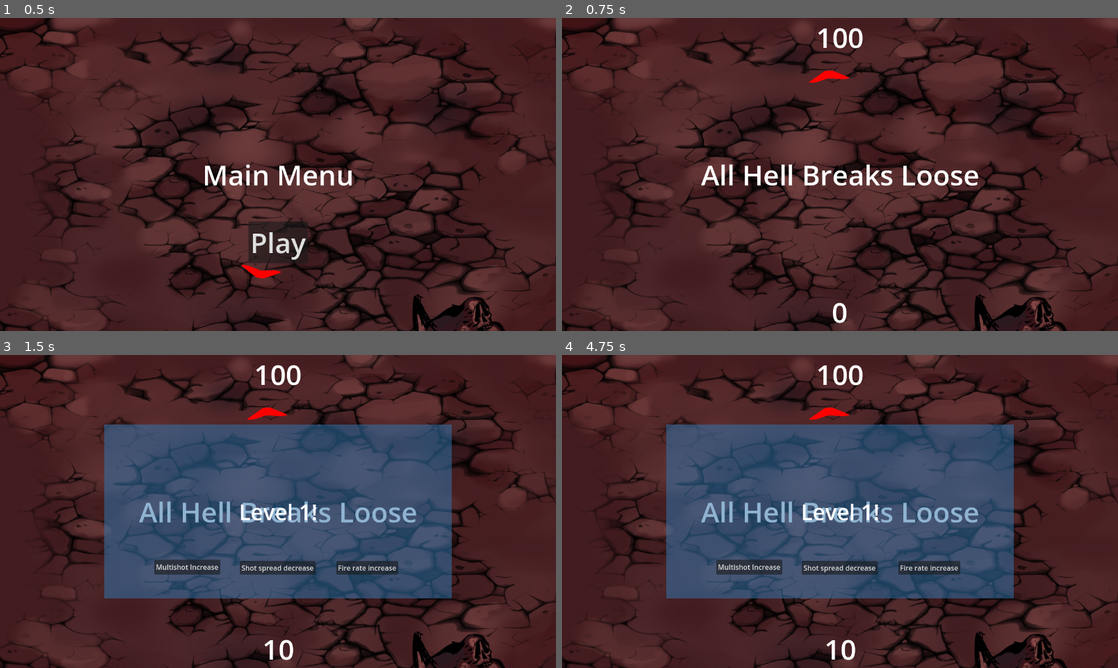
Above: before the commit, frames 1-4 (two rows, left to right).
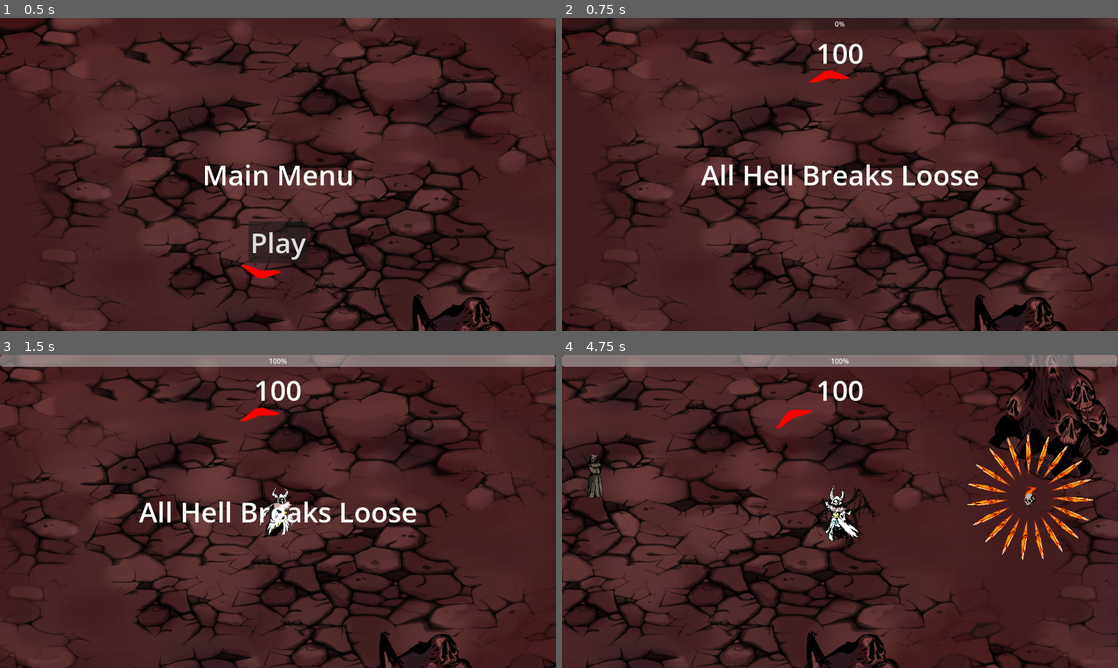
Above: after the commit, the same moments.

Repository: Evanev7/stellub
Game: Godot game, scene res://scenes/levels/main.tscn
Two runs of this game, one before a commit and one after it. Both use one fixed random seed, a clock stepped at 60 frames per second and the inputs below. The engine's default icon, where the game draws it, is replaced by a stand-in: a white triangle on a blue panel in a dark square.
Inputs (mouse positions are in pixels of both pictures, inside the frame that each line leads up to):
- Up to frame 1 (0.5 s): no input
- Up to frame 2 (0.75 s): click "Play" at 0.5 s
- Up to frame 3 (1.5 s): tap Enter at 1.25 s; move the mouse to (400, 495) at 1.27 s; hold D (move_right) from 1.28 s (still down); hold R from 1.28 s (still down)
- Up to frame 4 (4.75 s): move the mouse to (728, 527) at 2.02 s; release D (move_right) at 2.03 s; release R at 2.03 s; hold S (move_down) 2.03-2.78 s; click (728, 527) at 2.1 s; tap R at 2.3, 3.6 s; move the mouse to (895, 442) at 2.77 s; hold D (move_right) 2.78-3.53 s; hold R 2.78-3.53 s; tap Shift (walk) at 2.85 s; move the mouse to (812, 574) at 3.52 s; hold W (move_up) 3.53-4.28 s; move the mouse to (1006, 558) at 4.27 s; hold A (move_left) from 4.28 s (still down); hold R from 4.28 s (still down)

Frame 1 is identical in both runs. In frame 2, 0.6% of the frame differs, in the area x 46-67%, y 0-98%; in frame 3, 53%; in frame 4, 61%, in the area x 0-100%, y 0-100%.
Error after the commit: Invalid call to function 'show_score' in base 'CanvasLayer (HUD.gd)'. Expected 2 arguments. (res://scripts/main.gd:22)

Commit message:
Changed XP bar and started changing upgrade system

Diff:
--- a/scenes/UI/HUD.tscn
+++ b/scenes/UI/HUD.tscn
@@ -33,8 +33,9 @@
 anchor_left = 0.5
 anchor_right = 0.5
 offset_left = -20.0
+offset_top = 36.0
 offset_right = 20.0
-offset_bottom = 78.0
+offset_bottom = 124.0
 grow_horizontal = 2
 theme_override_font_sizes/font_size = 64
 horizontal_alignment = 1
@@ -61,20 +62,12 @@
 shortcut = SubResource("Shortcut_lxmoi")
 text = "Play"
 
-[node name="ScoreDisplay" type="Label" parent="."]
-anchors_preset = 7
-anchor_left = 0.5
-anchor_top = 1.0
-anchor_right = 0.5
-anchor_bottom = 1.0
-offset_left = -20.0
-offset_top = -88.0
-offset_right = 20.0
-grow_horizontal = 2
-grow_vertical = 0
-theme_override_font_sizes/font_size = 64
-horizontal_alignment = 1
-vertical_alignment = 1
+[node name="XPBar" type="ProgressBar" parent="."]
+visible = false
+offset_right = 1279.0
+offset_bottom = 27.0
+value = 10.0
+allow_greater = true
 
 [connection signal="timeout" from="DisplayTimer" to="." method="_on_display_timer_timeout"]
 [connection signal="pressed" from="StartButton" to="." method="_on_start_button_pressed"]
--- a/scenes/levels/main.tscn
+++ b/scenes/levels/main.tscn
@@ -77,6 +77,7 @@
 [node name="ObjectiveMarker" parent="." node_paths=PackedStringArray("arrow_target") instance=ExtResource("20_tncsu")]
 arrow_target = NodePath("../YSort/Shop")
 
+[connection signal="shop_entered" from="YSort/Shop" to="." method="_on_shop_shop_entered"]
 [connection signal="fire_bullet" from="YSort/Player" to="." method="_on_fire_bullet"]
 [connection signal="level_up" from="YSort/Player" to="." method="_on_player_level_up"]
 [connection signal="player_death" from="YSort/Player" to="." method="_on_player_player_death"]
--- a/scenes/objects/shop.tscn
+++ b/scenes/objects/shop.tscn
@@ -1,16 +1,18 @@
-[gd_scene load_steps=5 format=3 uid="uid://cp7lho542gmeu"]
+[gd_scene load_steps=6 format=3 uid="uid://cp7lho542gmeu"]
 
+[ext_resource type="Script" path="res://scripts/shop.gd" id="1_57dqm"]
 [ext_resource type="Texture2D" uid="uid://b7im0npiawyyl" path="res://art/objects/shop_closed_temp.png" id="1_q80nc"]
 [ext_resource type="Texture2D" uid="uid://vr1crqammxvo" path="res://art/objects/shop_open_temp.png" id="2_kfiwc"]
 
 [sub_resource type="CircleShape2D" id="CircleShape2D_ylayl"]
-radius = 2152.21
+radius = 1079.59
 
 [sub_resource type="CircleShape2D" id="CircleShape2D_u23kn"]
 radius = 366.27
 
 [node name="Shop" type="Node2D"]
 scale = Vector2(0.25, 0.25)
+script = ExtResource("1_57dqm")
 
 [node name="Shop_Closed" type="Sprite2D" parent="."]
 texture = ExtResource("1_q80nc")
@@ -25,5 +27,12 @@
 [node name="OpenArea" type="CollisionShape2D" parent="Area2D"]
 shape = SubResource("CircleShape2D_ylayl")
 
-[node name="InteractArea" type="CollisionShape2D" parent="Area2D"]
+[node name="Area2D2" type="Area2D" parent="."]
+
+[node name="InteractArea" type="CollisionShape2D" parent="Area2D2"]
 shape = SubResource("CircleShape2D_u23kn")
+
+[connection signal="body_entered" from="Area2D" to="." method="_on_area_2d_body_entered"]
+[connection signal="body_exited" from="Area2D" to="." method="_on_area_2d_body_exited"]
+[connection signal="body_entered" from="Area2D2" to="." method="_on_area_2d_2_body_entered"]
+[connection signal="body_exited" from="Area2D2" to="." method="_on_area_2d_2_body_exited"]
--- a/scripts/HUD.gd
+++ b/scripts/HUD.gd
@@ -22,12 +22,19 @@
 func _on_start_button_pressed():
 	start_game.emit() # Replace with function body.
 	$StartButton.hide()
+	$XPBar.show()
 
 func show_health(number):
 	$HealthDisplay.text = str(number)
 
-func show_score(number):
-	$ScoreDisplay.text = str(number)
+func show_score(number, max):
+	if number >= max:
+		$XPBar.min_value = int(number)
+	$XPBar.max_value = int(max)
+	$XPBar.value = int(number)
+
+func change_min_XP(number):
+	$XPBar.min_value = int(number)
 
 func game_over():
 	show_message("You suck!")
--- a/scripts/main.gd
+++ b/scripts/main.gd
@@ -80,7 +80,7 @@
 	$SpawnTimer.set_wait_time(2.0)
 	$HUD.show_message("All Hell Breaks Loose")
 	$HUD.show_health(GameState.player.hp)
-	$HUD.show_score(GameState.player.score)
+	$HUD.show_score(GameState.player.score, GameState.player.level_threshold[GameState.player.current_level])
 
 	move_shop()
 
@@ -88,26 +88,9 @@
 func move_shop():
 	$YSort/Shop.position = Vector2($YSort/Shop.position.x, GameState.player.position.y - 1000)
 
+func _on_shop_shop_entered():
+	open_upgrade_hud()
 
-#	create_spawn_timers()
-#
-#func create_spawn_timers():
-#	var enemy = enemy_scene.instantiate()
-#	for i in enemy_resource_list:
-#		enemy.resource = i
-#		var timer:= Timer.new()
-#		add_child(timer)
-#		timer.wait_time = enemy.resource.SPAWN_RATE
-#		var func_name = "_on_" + enemy.resource.NAME + "_timeout"
-#		print(func_name)
-#		var callable = Callable(self, func_name)
-#		timer.timeout.connect(callable.call())
-#
-#func _on_demon_skull_timeout() -> void:
-#	print("demon_skull spawned")
-#
-#func _on_demon_dog_timeout() -> void:
-#	print("demon_dog spawned")
 
 func _on_player_player_death():
 	game_over()
@@ -140,28 +123,30 @@
 
 func _on_pickup_credit_player(value):
 	GameState.player.gain_score(value)
-	$HUD.show_score(GameState.player.score)
+	$HUD.show_score(GameState.player.score, GameState.player.level_threshold[GameState.player.current_level])
 
 func _on_player_level_up(current_level):
-	open_upgrade_hud()
-	$upgradeHUD.show_level(current_level)
+	$HUD.change_min_XP(GameState.player.level_threshold[GameState.player.current_level])
+	GameState.player.current_level += 1
+	$SpawnTimer.set_wait_time($SpawnTimer.get_wait_time() / 1.2)
+#	open_upgrade_hud()
+#	$upgradeHUD.show_level(current_level + 1)
 
 
-func _on_upgrade_hud_upgrade_1_pressed():
-	GameState.player.bullet.multishot += 1
-	close_upgrade_hud()
-
-func _on_upgrade_hud_upgrade_2_pressed():
-	GameState.player.bullet.shot_spread /= 1.2
-	close_upgrade_hud()
-
-func _on_upgrade_hud_upgrade_3_pressed():
-	GameState.player.bullet.fire_delay /= 1.2
-	close_upgrade_hud()
+#func _on_upgrade_hud_upgrade_1_pressed():
+#	GameState.player.bullet.multishot += 1
+#	close_upgrade_hud()
+#
+#func _on_upgrade_hud_upgrade_2_pressed():
+#	GameState.player.bullet.shot_spread /= 1.2
+#	close_upgrade_hud()
+#
+#func _on_upgrade_hud_upgrade_3_pressed():
+#	GameState.player.bullet.fire_delay /= 1.2
+#	close_upgrade_hud()
 
 func open_upgrade_hud():
 	get_tree().paused = true
-	$SpawnTimer.set_wait_time($SpawnTimer.get_wait_time() / 1.2)
 	$upgradeHUD.set_visible(true)
 
 func close_upgrade_hud():
--- a/scripts/player.gd
+++ b/scripts/player.gd
@@ -132,7 +132,6 @@
 
 	# TODO: At the moment, we can't level up past level 10 (without cheating).
 	if current_level < 10 and score >= level_threshold[current_level]:
-		current_level += 1
 		level_up.emit(current_level)
 		if current_level % 1 == 0:
 			current_animation = "level " + str(current_level/1)
--- /dev/null
+++ b/scripts/shop.gd
@@ -0,0 +1,32 @@
+extends Node2D
+
+signal shop_entered
+
+# Called when the node enters the scene tree for the first time.
+func _ready():
+	pass # Replace with function body.
+
+
+# Called every frame. 'delta' is the elapsed time since the previous frame.
+func _process(delta):
+	pass
+
+
+func _on_area_2d_body_entered(body):
+	if body == GameState.player:
+		$Shop_Closed.hide()
+		$Shop_Open.show()
+
+func _on_area_2d_body_exited(body):
+	if body == GameState.player:
+		$Shop_Open.hide()
+		$Shop_Closed.show()
+
+func _on_area_2d_2_body_entered(body):
+	if body == GameState.player:
+		shop_entered.emit()
+
+
+func _on_area_2d_2_body_exited(body):
+	if body == GameState.player:
+		print("exited inner radius")
